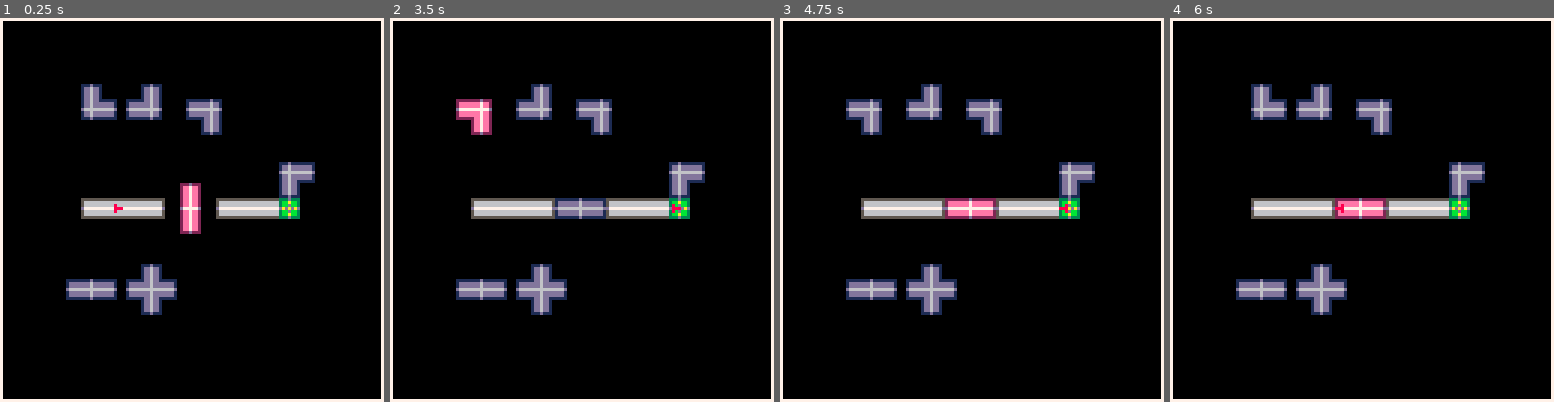
Above: before the commit, frames 1-4 (left to right).
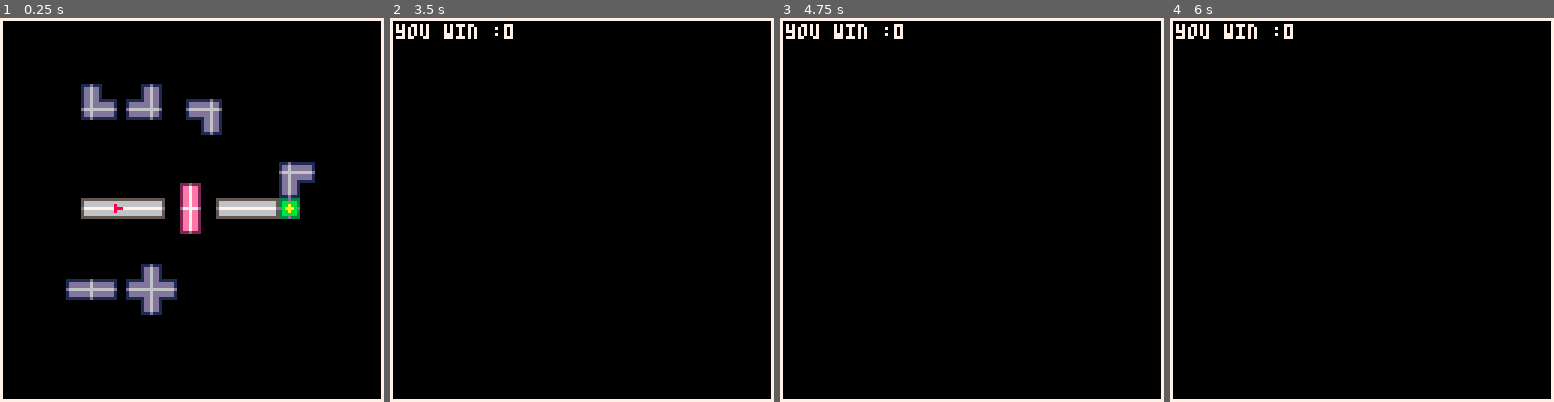
Above: after the commit, the same moments.

Repository: kreludan/rotatoes
Game: PICO-8 cartridge rotatoes.p8
Two runs of this game, one before a commit and one after it. Both use one fixed random seed, a clock stepped at 60 frames per second and the inputs below.
Inputs:
- Up to frame 1 (0.25 s): no input
- Up to frame 2 (3.5 s): hold Right 1.6-2.1 s; hold Up 2.15-2.42 s; hold Right 2.47-3.03 s; hold Left from 3.08 s (still down)
- Up to frame 3 (4.75 s): release Left at 3.58 s; hold Down 3.63-3.97 s; hold Right 4.02-4.68 s; hold Up from 4.73 s (still down)
- Up to frame 4 (6 s): release Up at 5.03 s; hold Left 5.08-5.68 s; hold Down from 5.73 s (still down)

The runs differ from the first frame. In frame 1, less than 0.1% of the frame differs, in the area x 71-78%, y 47-52%; in frame 2, 8.4%, in the area x 1-83%, y 1-78%; in frame 3, 8.4%; in frame 4, 8.4%.

Commit message:
You can win for hitting the win tile

Diff:
--- a/rotatoes.p8
+++ b/rotatoes.p8
@@ -6,11 +6,14 @@
   cls()
   max_distance = 7
   controlled_tile = 1
+  level_state = "playing"
   rotators_to_draw = {}
   static_tiles_to_draw = {}
   characters_to_draw = {}
   waypoints = {}
-  player = {}
+  level_player = {}
+  level_goal = {}
+  level_enemies = {}
   _init_rotators()
   _init_static_tiles()
   _init_characters()
@@ -36,7 +39,9 @@
   for i=1,count(characters_to_draw) do
     characters_to_draw[i].waypoint_from = get_starting_waypoint(characters_to_draw[i], waypoints)
     if characters_to_draw[i].char_type == "player" then
-      player = characters_to_draw[i]
+      level_player = characters_to_draw[i]
+    elseif characters_to_draw[i].char_type == "goal" then
+      level_goal = characters_to_draw[i]
     end
   end
 end
@@ -69,7 +74,7 @@
     { "corrend_right", 51, 63 },
     { "corrend_left", 75, 63 },
     { "corr_horiz", 82, 63 },
-    { "corr_horiz", 89, 63 },
+    { "corrend_right", 89, 63 },
     { "corrend_right", 96, 63 }
   }
 
@@ -104,11 +109,24 @@
 end
 
 function _update()
-  _handleinputs()
-  _handlerots()
-  _handlerotends()
-  _handlecharmovement()
-end
+  if(level_state == "playing") then
+    _handleinputs()
+    _handlerots()
+    _handlerotends()
+    _handlecharmovement()
+    _handlecharcollisions()
+  end
+end
+
+function _handlecharcollisions()
+  for i=1, count(level_player.draw_points) do
+    if level_player.draw_points[i].x == level_goal.draw_points[i].x and
+    level_player.draw_points[i].y == level_goal.center_y then
+      level_state = "win"
+    end
+  end
+end
+
 
 function _handlecharmovement()
   for i = 1, count(characters_to_draw) do
@@ -182,22 +200,26 @@
 function _draw()
   cls()
   _draw_ui_elements()
-
-  for i = 1, count(rotators_to_draw) do
-    if i == controlled_tile then
-      draw_tile(rotators_to_draw[i], true)
-    else
-      draw_tile(rotators_to_draw[i], false)
-    end
-  end
-
-  for i = 1, count(static_tiles_to_draw) do
-    draw_tile(static_tiles_to_draw[i], false)
-  end
-
-  for i = 1, count(characters_to_draw) do
-    draw_tile(characters_to_draw[i], false)
-  end
+  if level_state == "win" then
+    print("you win :0", 2, 2)
+  elseif level_state == "playing" then
+    for i = 1, count(rotators_to_draw) do
+      if i == controlled_tile then
+        draw_tile(rotators_to_draw[i], true)
+      else
+        draw_tile(rotators_to_draw[i], false)
+      end
+    end
+
+    for i = 1, count(static_tiles_to_draw) do
+      draw_tile(static_tiles_to_draw[i], false)
+    end
+
+    for i = 1, count(characters_to_draw) do
+      draw_tile(characters_to_draw[i], false)
+    end
+  end
+
 
 end
 
@@ -832,19 +854,14 @@
 -->8
 --characters
 function add_char_to_list(char_type, char_list, x_origin, y_origin)
-  tile_to_prep = create_player()
-  if char_type == "goal" then
+  if char_type == "player" then
+    tile_to_prep = create_player()
+  elseif char_type == "goal" then
     tile_to_prep = create_goal()
   end
 
-  add(
-  char_list,
-  create_drawable_tile(
-  tile_to_prep,
-  x_origin, y_origin
-  )
-  )
-  end
+  add(char_list, create_drawable_tile(tile_to_prep, x_origin, y_origin))
+end
 
 function get_starting_waypoint(char, waypoints)
   for i=1, count(waypoints) do
@@ -1169,11 +1186,11 @@
 080000000000000000000000000000000000000000000000000000001dd6dd100000000000000000000001dd6dd1000005667665055555550555555505667665
 888000000000000000000000000000000000000000000000000000001dd6dd100000000000000000000001dd6dd1000000000000000000000000000000000000
 00000000000000000000000000000000000000000000000000000000111d1110000000000000000000000111d11100000555d555056676650333d33305555555
-00800000222d2220000000000222d22222222222d222222d22222222222d22222222222d2222222200000222d2220000056676650566766503bbabb305888885
-888000002ee7ee200000000002ee7ee22eeeeeee7ee22ee7eeeeeee22ee7ee22eeeeeee7eeeeeee2000002ee7ee20000056676650566766503bbdbb305888885
-008000002ee7ee200000000002ee7ee22eeeeeee7ee22ee7eeeeeee22ee7ee22eeeeeee7eeeeeee2000002ee7ee2000005667665056676650dadadad05888885
-000000002ee7ee200000000002ee7ee2d7777777777dd7777777777d2ee7ee2d777777777777777d000002ee7ee20000056676650566766503bbdbb305888885
+00800000222d2220000000000222d22222222222d222222d22222222222d22222222222d2222222200000222d2220000056676650566766503bbbbb305888885
 888000002ee7ee200000000002ee7ee22eeeeeee7ee22ee7eeeeeee22ee7ee22eeeeeee7eeeeeee2000002ee7ee20000056676650566766503bbabb305888885
+008000002ee7ee200000000002ee7ee22eeeeeee7ee22ee7eeeeeee22ee7ee22eeeeeee7eeeeeee2000002ee7ee2000005667665056676650dbaaabd05888885
+000000002ee7ee200000000002ee7ee2d7777777777dd7777777777d2ee7ee2d777777777777777d000002ee7ee20000056676650566766503bbabb305888885
+888000002ee7ee200000000002ee7ee22eeeeeee7ee22ee7eeeeeee22ee7ee22eeeeeee7eeeeeee2000002ee7ee20000056676650566766503bbbbb305888885
 080000002ee7ee222222222222ee7ee22eeeeeee7ee22ee7eeeeeee22ee7ee22eeeeeee7eeeeeee2222222ee7ee22222256676650555d5550333d33305555555
 080000002ee7eeeeeee22eeeeeee7ee2222222ee7ee22ee7ee2222222ee7ee222222222d222222222eeeeeee7eeeeeee20000000000000000000000000000000
 000000002ee7eeeeeee22eeeeeee7ee5000002ee7ee22ee7ee2000002ee7ee2000000000000000002eeeeeee7eeeeeee20000000000000000000000000000000
--- a/src/0.global.lua
+++ b/src/0.global.lua
@@ -2,11 +2,14 @@
   cls()
   max_distance = 7
   controlled_tile = 1
+  level_state = "playing"
   rotators_to_draw = {}
   static_tiles_to_draw = {}
   characters_to_draw = {}
   waypoints = {}
-  player = {}
+  level_player = {}
+  level_goal = {}
+  level_enemies = {}
   _init_rotators()
   _init_static_tiles()
   _init_characters()
@@ -32,7 +35,9 @@
   for i=1,count(characters_to_draw) do
     characters_to_draw[i].waypoint_from = get_starting_waypoint(characters_to_draw[i], waypoints)
     if characters_to_draw[i].char_type == "player" then
-      player = characters_to_draw[i]
+      level_player = characters_to_draw[i]
+    elseif characters_to_draw[i].char_type == "goal" then
+      level_goal = characters_to_draw[i]
     end
   end
 end
@@ -100,11 +105,24 @@
 end
 
 function _update()
-  _handleinputs()
-  _handlerots()
-  _handlerotends()
-  _handlecharmovement()
-end
+  if(level_state == "playing") then
+    _handleinputs()
+    _handlerots()
+    _handlerotends()
+    _handlecharmovement()
+    _handlecharcollisions()
+  end
+end
+
+function _handlecharcollisions()
+  for i=1, count(level_player.draw_points) do
+    if level_player.draw_points[i].x == level_goal.draw_points[i].x and
+    level_player.draw_points[i].y == level_goal.center_y then
+      level_state = "win"
+    end
+  end
+end
+
 
 function _handlecharmovement()
   for i = 1, count(characters_to_draw) do
@@ -178,22 +196,26 @@
 function _draw()
   cls()
   _draw_ui_elements()
-
-  for i = 1, count(rotators_to_draw) do
-    if i == controlled_tile then
-      draw_tile(rotators_to_draw[i], true)
-    else
-      draw_tile(rotators_to_draw[i], false)
-    end
-  end
-
-  for i = 1, count(static_tiles_to_draw) do
-    draw_tile(static_tiles_to_draw[i], false)
-  end
-
-  for i = 1, count(characters_to_draw) do
-    draw_tile(characters_to_draw[i], false)
-  end
+  if level_state == "win" then
+    print("you win :0", 2, 2)
+  elseif level_state == "playing" then
+    for i = 1, count(rotators_to_draw) do
+      if i == controlled_tile then
+        draw_tile(rotators_to_draw[i], true)
+      else
+        draw_tile(rotators_to_draw[i], false)
+      end
+    end
+
+    for i = 1, count(static_tiles_to_draw) do
+      draw_tile(static_tiles_to_draw[i], false)
+    end
+
+    for i = 1, count(characters_to_draw) do
+      draw_tile(characters_to_draw[i], false)
+    end
+  end
+
 
 end
 
--- a/src/4.characters.lua
+++ b/src/4.characters.lua
@@ -1,17 +1,12 @@
 function add_char_to_list(char_type, char_list, x_origin, y_origin)
-  tile_to_prep = create_player()
-  if char_type == "goal" then
+  if char_type == "player" then
+    tile_to_prep = create_player()
+  elseif char_type == "goal" then
     tile_to_prep = create_goal()
   end
 
-  add(
-  char_list,
-  create_drawable_tile(
-  tile_to_prep,
-  x_origin, y_origin
-  )
-  )
-  end
+  add(char_list, create_drawable_tile(tile_to_prep, x_origin, y_origin))
+end
 
 function get_starting_waypoint(char, waypoints)
   for i=1, count(waypoints) do
